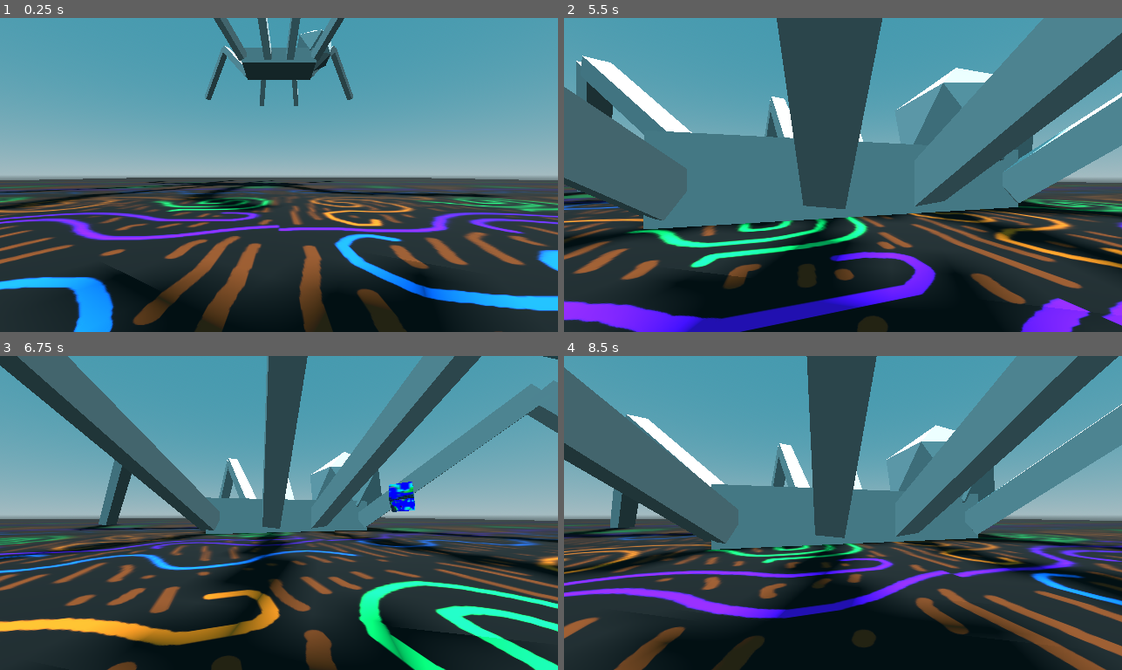
Above: before the commit, frames 1-4 (two rows, left to right).
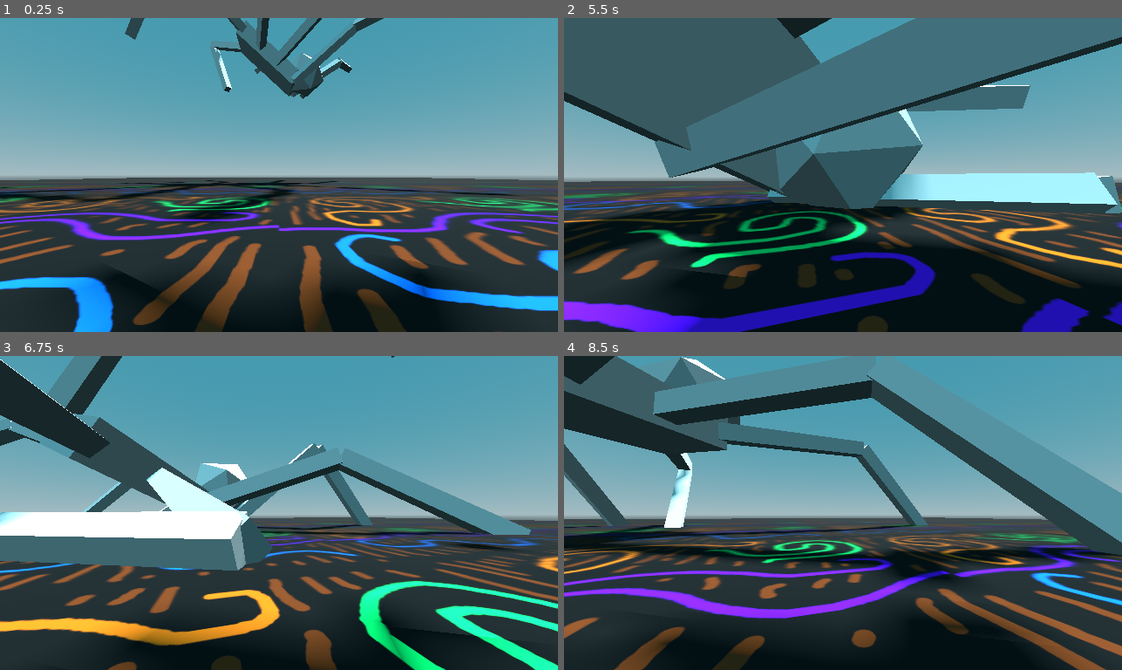
Above: after the commit, the same moments.

Repository: officialErnests/de-ai-ed
Game: Godot game, scene res://scenes/main.tscn
The game is run twice, just before and just after one commit, with the same random seed, the same clock (stepped at 60 frames per second) and the same inputs.
Inputs (mouse positions are in pixels of both pictures, inside the frame that each line leads up to):
- Up to frame 1 (0.25 s): no input
- Up to frame 2 (5.5 s): tap Enter at 0.5 s; move the mouse to (870, 175) at 0.52 s; press the mouse at (870, 175) at 0.53 s; hold W (movement_forward) 0.53-1.25 s; release the mouse at (870, 175) at 1.25 s; drag from (731, 190) to (815, 237) at 1.27 s; move the mouse to (898, 105) at 2.02 s; hold D (movement_right) 2.03-2.75 s; hold Mouse wheel down (scroll_down) 2.03-2.75 s; drag from (815, 237) to (675, 127) at 2.77 s; move the mouse to (1010, 222) at 3.52 s; press the mouse at (1010, 222) at 3.53 s; hold A (movement_left) 3.53-4.25 s; release the mouse at (1010, 222) at 4.25 s; drag from (675, 127) to (759, 96) at 4.27 s; tap Space at 5 s; move the mouse to (870, 175) at 5.02 s; hold S (movement_backward) from 5.03 s (still down); hold Mouse wheel down (scroll_down) from 5.03 s (still down); click (870, 175) at 5.17 s
- Up to frame 3 (6.75 s): release S (movement_backward) at 5.75 s; release Mouse wheel down (scroll_down) at 5.75 s; drag from (195, 434) to (167, 528) at 5.77 s; move the mouse to (401, 497) at 6.52 s; press the mouse at (401, 497) at 6.53 s; hold W (movement_forward) from 6.53 s (still down)
- Up to frame 4 (8.5 s): release W (movement_forward) at 7.25 s; release the mouse at (965, 497) at 7.25 s; drag from (731, 528) to (815, 575) at 7.27 s; move the mouse to (898, 443) at 8.02 s; hold S (movement_backward) from 8.03 s (still down); hold Mouse wheel down (scroll_down) from 8.03 s (still down)

The runs differ from the first frame. In frame 1, 6.2% of the frame differs, in the area x 0-93%, y 0-66%; in frame 2, 66%, in the area x 0-100%, y 0-100%; in frame 3, 35%; in frame 4, 49%.

Commit message:
Movement demo :DD

Diff:
--- a/scenes/agent.gd
+++ /dev/null
@@ -1,11 +0,0 @@
-extends Node3D
-
-
-# Called when the node enters the scene tree for the first time.
-func _ready() -> void:
-	pass # Replace with function body.
-
-
-# Called every frame. 'delta' is the elapsed time since the previous frame.
-func _process(delta: float) -> void:
-	pass
--- a/scenes/spider.tscn
+++ b/scenes/spider.tscn
@@ -1,5 +1,6 @@
-[gd_scene load_steps=41 format=4 uid="uid://dirupln0p5560"]
-
+[gd_scene load_steps=42 format=4 uid="uid://dirupln0p5560"]
+
+[ext_resource type="Script" uid="uid://b7vlkktufxb4" path="res://scripts/agent.gd" id="1_algeo"]
 [ext_resource type="Script" uid="uid://bncjfqswqgssj" path="res://scripts/spiders_skeleton.gd" id="1_c7em6"]
 
 [sub_resource type="StandardMaterial3D" id="StandardMaterial3D_yavc1"]
@@ -449,6 +450,7 @@
 height = 0.8
 
 [node name="Spider" type="Node3D"]
+script = ExtResource("1_algeo")
 
 [node name="Skeleton3D" type="Skeleton3D" parent="."]
 bones/0/name = "Body"
@@ -699,9 +701,8 @@
 mesh = SubResource("ArrayMesh_avj5f")
 skin = SubResource("Skin_2ee2v")
 
-[node name="PhysicalBoneSimulator3D" type="PhysicalBoneSimulator3D" parent="Skeleton3D" node_paths=PackedStringArray("debuger")]
+[node name="PhysicalBoneSimulator3D" type="PhysicalBoneSimulator3D" parent="Skeleton3D"]
 script = ExtResource("1_c7em6")
-debuger = NodePath("")
 
 [node name="Physical Bone Body" type="PhysicalBone3D" parent="Skeleton3D/PhysicalBoneSimulator3D" groups=["Movable"]]
 bone_name = "Body"
--- /dev/null
+++ b/scripts/agent.gd
@@ -0,0 +1,28 @@
+extends Node3D
+
+@export var goal := Node3D
+@onready var spider_skel = $Skeleton3D/PhysicalBoneSimulator3D
+@onready var spider = spider_skel.spider
+
+# Called when the node enters the scene tree for the first time.
+func _ready() -> void:
+	var res = []
+	for i in range(8):
+		res.append(rVector3D())
+		res.append(rVector3D())
+	spider.setVel(res)
+
+var timesss = 0
+func _process(delta: float) -> void:
+	timesss += delta
+	if timesss > 1:
+		timesss = 0
+		var res = []
+		for i in range(8):
+			res.append(rVector3D())
+			res.append(rVector3D())
+		spider.setVel(res)
+
+
+func rVector3D():
+	return Vector3(randf_range(-1, 1), randf_range(-1, 1), randf_range(-1, 1))
--- a/scripts/spiders_skeleton.gd
+++ b/scripts/spiders_skeleton.gd
@@ -8,6 +8,7 @@
 var start_vector
 var main_bone_start_inverse
 var spider
+var velocity_arr = []
 
 func _ready() -> void:
 	physical_bones_start_simulation()
@@ -15,13 +16,15 @@
 
 
 func _physics_process(delta: float) -> void:
-	pass
+	spider.addVel(delta)
+	#make the agent connect to this and update after while velocities and get date
 
 class Spider:
 	var bone_base
 	var bone_base_start_transform
 	var leg_base_bones = []
 	var leg_upper_bones = []
+	var velocity_set = false
 	func _init(p_bones) -> void:
 		for x in range(p_bones.size() / 2.0):
 			if x == 0:
@@ -58,9 +61,23 @@
 			result.append(t_bone_direction.z)
 		return result
 
+	func setVel(p_velocities):
+		velocity_set = true
+		print(p_velocities)
+		for i_vel in range(p_velocities.size() / 2.0):
+			leg_base_bones[i_vel].set_dir_velocity = p_velocities[i_vel * 2 - 1]
+			leg_upper_bones[i_vel].set_dir_velocity = p_velocities[i_vel * 2]
+
+	func addVel(delta):
+		if not velocity_set: return
+		for i in leg_base_bones: i.addVel(delta * 200)
+		for i in leg_upper_bones: i.addVel(delta * 200)
+
+
 class Leg_bone extends Bone:
 	var bone_next
 	var bone_prev
+	var set_dir_velocity
 	func _init(p_bone: PhysicalBone3D, p_bone_prev, p_bone_next):
 		super (p_bone)
 		if p_bone_next: bone_next = p_bone_next
@@ -76,6 +93,8 @@
 								+ bone.transform.basis.y * p_velocity.y \
 								+ bone.transform.basis.z * p_velocity.z
 
+	func addVel(delta):
+		addAngularVel(set_dir_velocity * delta)
 
 class Bone:
 	var bone
Renamed: scenes/agent.gd.uid -> scripts/agent.gd.uid
